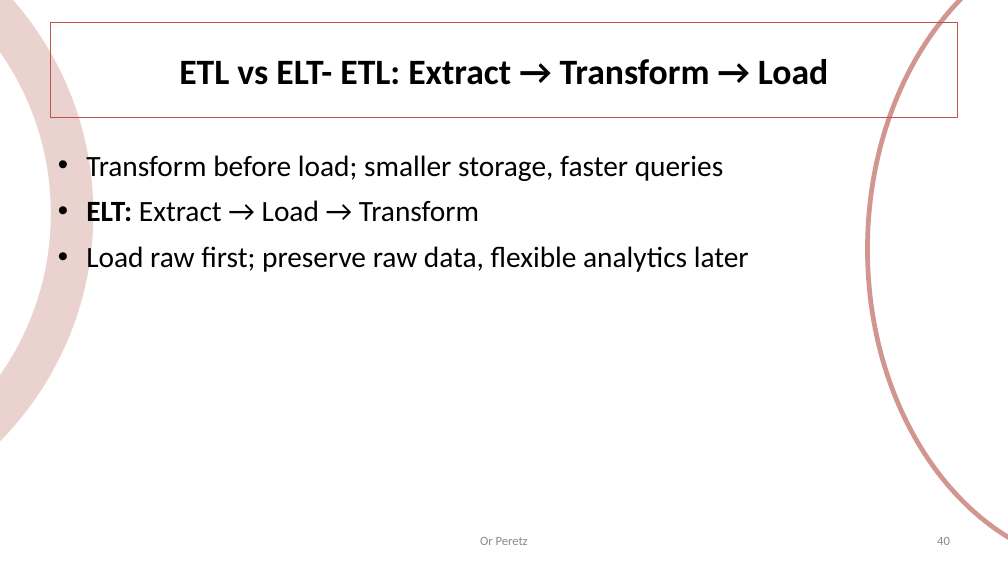
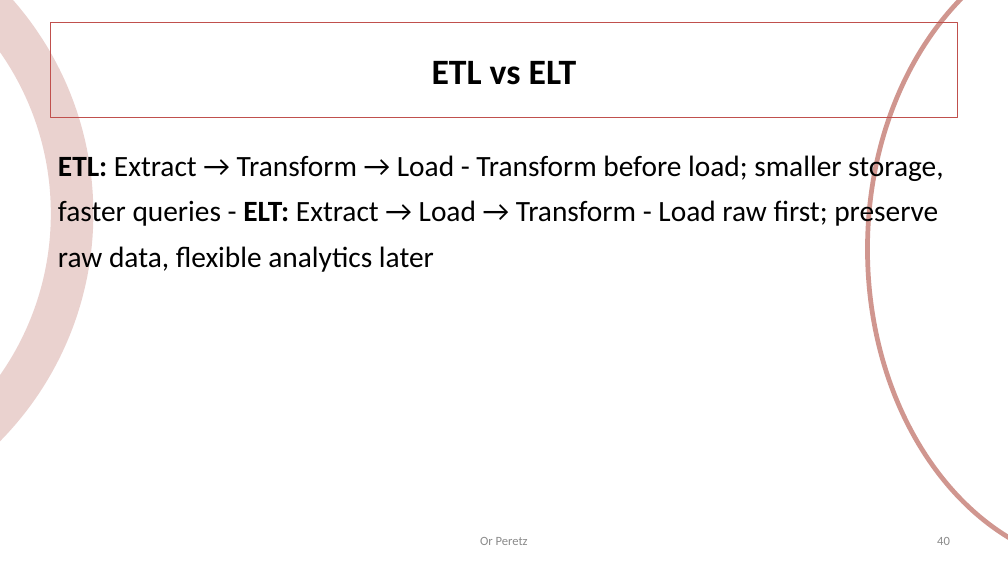
Before and after one commit to OrPerets/data-engineering-course, a slide deck: slide 40 of build/01-introduction.pptx. Drawn at 1008x567 pixels with LibreOffice and Linux fonts; fonts in the diff are those of the drawing. Boxes give left, top, right and bottom in pixels: in the first picture for what was removed or moved away, otherwise in the second. Text is boxed around its words. In the diff, an @@ line names an element or a change of style, - is before the commit and + after.

```diff
--- a/build/01-introduction.pptx
+++ b/build/01-introduction.pptx
@@ title at (x1=432, y1=61, x2=576, y2=85): text changed @@
-ETL vs ELT- ETL: Extract → Transform → Load
+ETL vs ELT
@@ text at (x1=58, y1=151, x2=943, y2=275): text changed @@
-• Transform before load; smaller storage, faster queries
-• ELT: Extract → Load → Transform
-• Load raw first; preserve raw data, flexible analytics later
+ETL: Extract → Transform → Load - Transform before load; smaller storage, faster queries - ELT: Extract → Load → Transform - Load raw first; preserve raw data, flexible analytics later
```
Also in this commit, not shown: 13 other slides changed, 1 other file.
